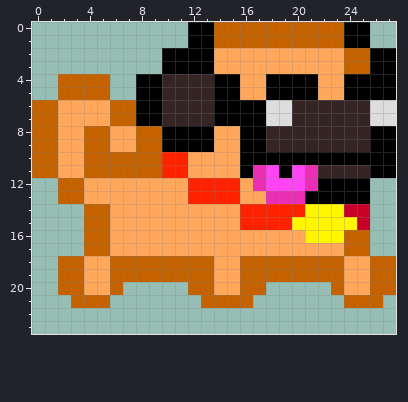
Pixel-art sprite, stored at resources/sprites/dog/6.png. Above: the version before the commit.
The file is 112x96 pixels, drawn in blocks of 4x4; one block is one cell here.
After the commit:
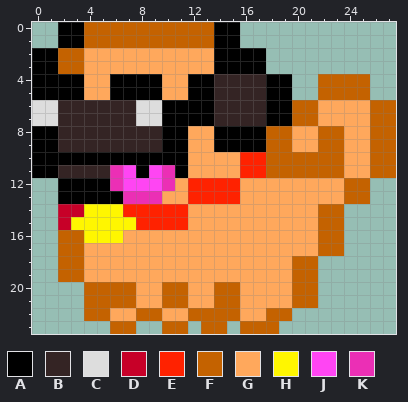
Palette (. is transparent): A #000000  B #342424  C #dddddd  D #c70028  E #ff2200  F #c46200  G #ffa85c  H #fff600  J #ff45f3  K #eb2fb5
The edit:
Changed rows in their new state; - is an unchanged pixel.
first column x 0:
 0 --AAFFFFFFFFFFAA..........--
 1 --AAFFFFFFFFFFAA..........--
 2 AAFFGGGGGGGGGGAAAA..........
 3 AAFFGGGGGGGGGGAAAA..........
 4 AAAAGGAA--GGAABBBB--..FFFF..
 5 AAAAGGAA--GGAABBBB--..FFFF..
 6 CCBBBBBBCCAAAABBBBAAFFGGGGFF
 7 CCBBBBBBCCAAAABBBBAAFFGGGGFF
 8 AABBBBBBBB--GGAA--FFGGFFGGFF
 9 AABBBBBBBB--GGAA--FFGGFFGGFF
10 AAAAAAAAAAAA----EEFFFFFFGGFF
11 AABBBBKJAJKA----EEFFFFFFGGFF
12 --AAAAKJJJK------GGGGGGGFF--
13 --AAAAAKKK--------GGGGGGFF--
14 --DDHHHEEEEE----GGGGGGFF..--
15 --DHHHHHEEEE----GGGGGGFF..--
16 --FFHHH--------------GFF..--
17 --FFGG----------------FF..--
18 ------GGGGGGGG--GGGG--......
19 ------GGGGGGGG--GGGG--......
20 --..FF-FGGFFGGFFGGGGFF-.....
21 ---.--FFGGFFGG--GGGGFF--...-
22 ----FFGGFFGGFFFFGGFF--------
23 ------FF--FF-FF-FFF---------
